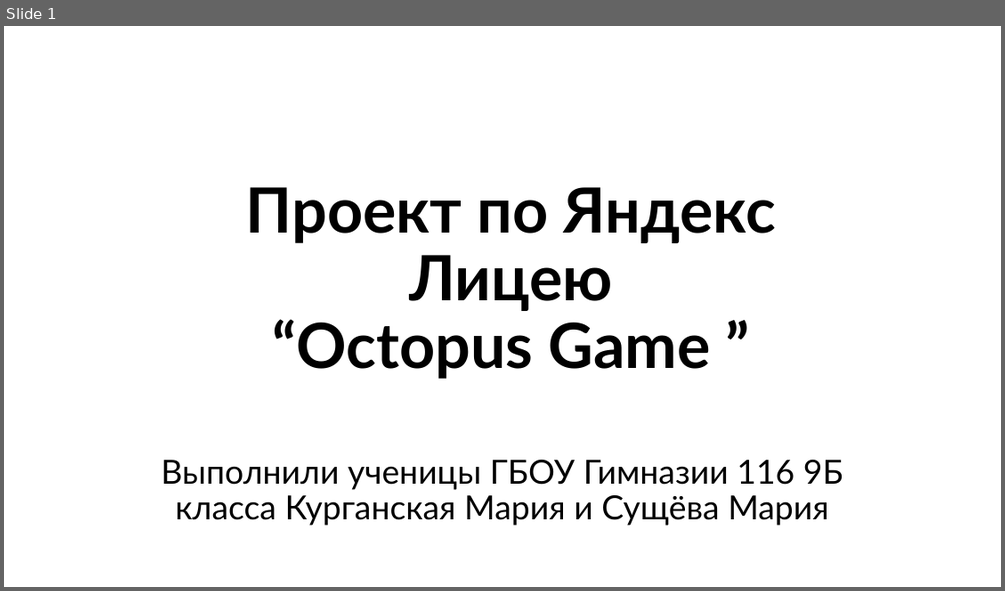
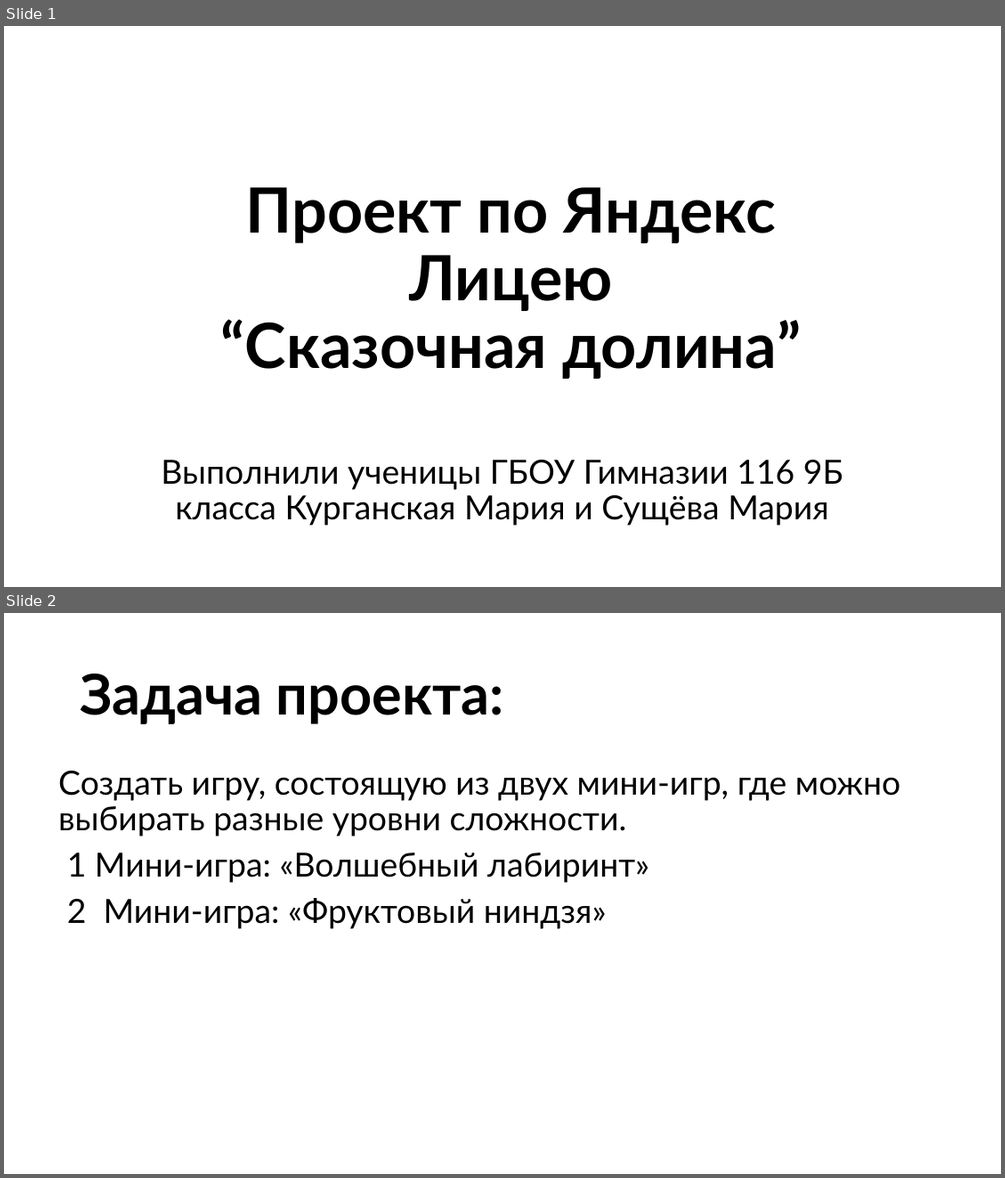
Before and after one commit to Sushcheva/Sea-project, a slide deck: Проект по Яндекс Лицею.pptx. Shown one above the other, each under a label of ours: slide 1 before the commit, slides 1 and 2 after it. The pictures are 1005x591 and 1005x1178 pixels, drawn with LibreOffice and Linux fonts; fonts in the diff are those of the drawing; background and template pictures are left out. Boxes give left, top, right and bottom in pixels: in the first picture for what was removed or moved away, otherwise in the second. Text is boxed around its words. In the diff, an @@ line names an element or a change of style, - is before the commit and + after.

```diff
--- a/Проект по Яндекс Лицею.pptx
+++ b/Проект по Яндекс Лицею.pptx
@@ slide 2 added at <box>4,613,1001,1174</box>, background picture (left out) @@
@@ title added at <box>80,674,504,724</box>, 54 pt, text #000000, bold @@
+Задача проекта:
@@ text added at <box>58,771,900,929</box>, 32 pt, text #000000 @@
+Создать игру, состоящую из двух мини-игр, где можно выбирать разные уровни сложности.
+1 Мини-игра: «Волшебный лабиринт»
+2 Мини-игра: «Фруктовый ниндзя»
@@ slide 1 changed as well @@
@@ title at <box>221,187,801,378</box>: text changed @@
-Проект по Яндекс Лицею
-“Octopus Game ”
+Проект по Яндекс Лицею
+“Сказочная долина”
```
Also in this commit, not shown: 5 other slides changed, 3 other slides added, 7 slides removed, 7 other files.
